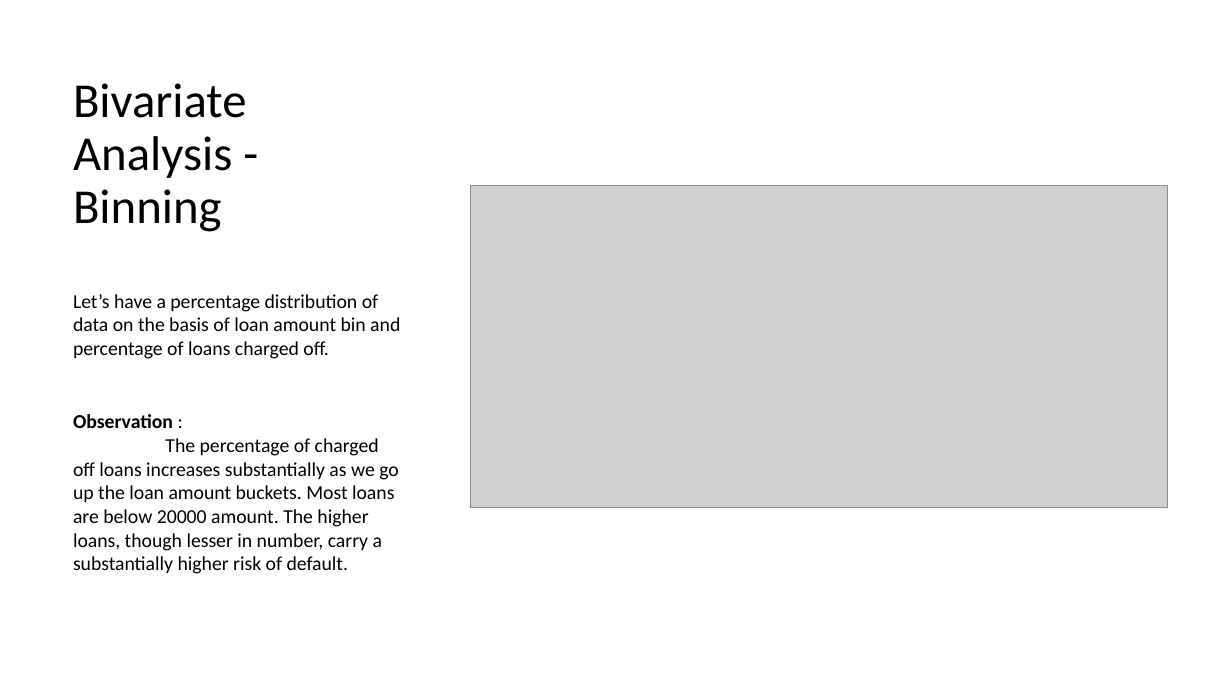
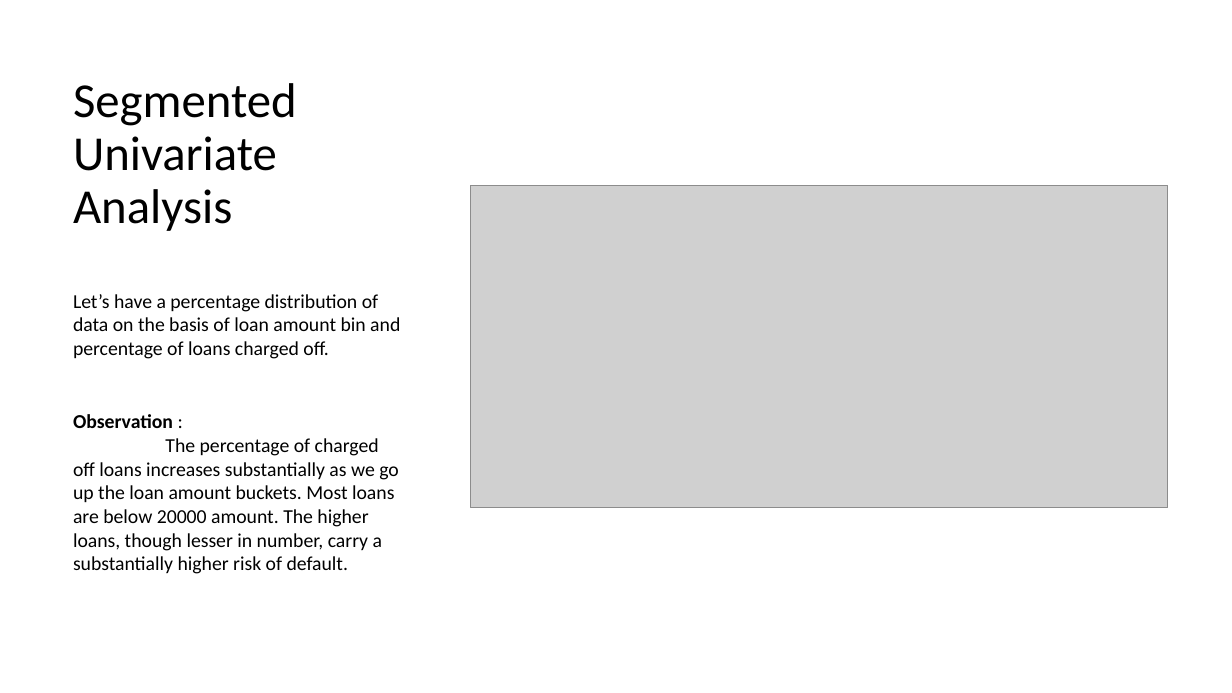
Before and after one commit to shashidharpattar007/Lending_Club_Case_Study, a slide deck: slide 10 of LendingClubCaseStudy.pptx. Drawn at 1232x693 pixels with LibreOffice and Linux fonts; fonts in the diff are those of the drawing; grey boxes stand for pictures. Boxes give left, top, right and bottom in pixels: in the first picture for what was removed or moved away, otherwise in the second. Text is boxed around its words. In the diff, an @@ line names an element or a change of style, - is before the commit and + after.

```diff
--- a/LendingClubCaseStudy.pptx
+++ b/LendingClubCaseStudy.pptx
@@ title at <box>73,83,297,231</box>: text changed @@
-Bivariate Analysis - Binning
+Segmented Univariate Analysis
```
Also in this commit, not shown: 4 other slides changed, 3 other files.
